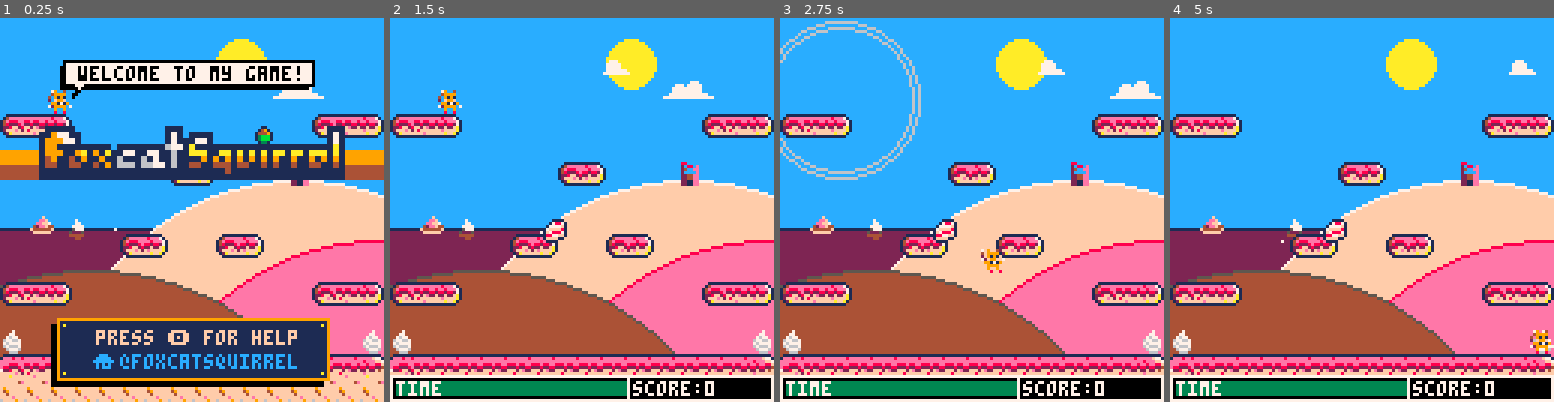
Above: before the commit, frames 1-4 (left to right).
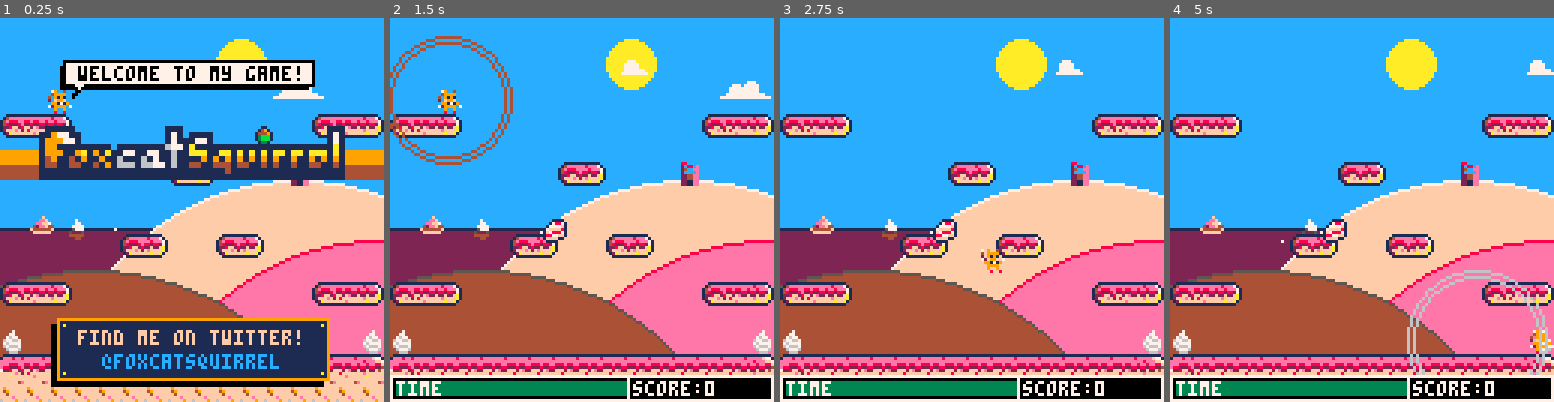
Above: after the commit, the same moments.

Repository: daddynewts/foxcatsquirrel
Game: PICO-8 cartridge foxcatsquirrel.p8
Same seed, same stepped clock (60 frames per second), same inputs: the game is played once before the commit and once after it.
Inputs:
- Up to frame 1 (0.25 s): no input
- Up to frame 2 (1.5 s): tap X (X key) at 0.33, 1.07 s; tap O (Z key) at 0.7 s
- Up to frame 3 (2.75 s): hold Right 1.6-2.1 s; tap O (Z key) at 1.7, 2.1, 2.5 s; tap X (X key) at 1.85 s; hold Up 2.15-2.42 s; hold Right from 2.47 s (still down)
- Up to frame 4 (5 s): tap O (Z key) every 0.4 s from 2.9 to 4.9 s; tap X (X key) at 2.97, 4.08 s; release Right at 3.03 s; hold Left 3.08-3.58 s; hold Down 3.63-3.97 s; hold Right 4.02-4.68 s; hold Up from 4.73 s (still down)

The runs differ from the first frame. In frame 1, 2.0% of the frame differs, in the area x 20-79%, y 81-92%; in frame 2, 2.6%, in the area x 0-100%, y 4-58%; in frame 3, 2.3%; in frame 4, 1.5%.

Commit message:
FINAL 2
- Help screen now appears automatically
- Fixed wall trap in level 3

Diff:
--- a/foxcatsquirrel.p8
+++ b/foxcatsquirrel.p8
@@ -1272,9 +1272,8 @@
  -- feedback bg box
  drawbox(17,102,107,122,0,1,9)
 
- print_centre("press 🅾️ for help",105,15)
- print("⌂",31,112,12)
- print("@foxcatsquirrel",40,112,12)
+ print_centre("find me on twitter!",105,15)
+ print_centre("@foxcatsquirrel",113,12)
 
  spr(player.sp,player.x,player.y)
 
@@ -1282,22 +1281,22 @@
 
 function update_mainmenu()
  delay-=2
- if delay<-300 then
-  delay=200
+ if delay<-500 then
+  delay=400
+ else if delay==200 then
+  music(intro_jingle)
+ end
   _draw=draw_menu
-  music(intro_jingle)
- end
- player_animate()
- if delay<-20 and btnp(❎) then
+   player_animate()
+ if delay<100 and btnp(❎) then
   sfx(menu_sfx)
   init_game()
   level_music()
- elseif btnp(🅾️) then
-  sfx(menu_sfx)
+ elseif delay <-100 then
   _draw = draw_tutorial
-  _update = update_tutorial
- elseif delay<-100 then
+ elseif delay >= 200 then
   _draw=high_score_table.draw
+ end
  end
 end
 
@@ -1344,18 +1343,20 @@
  spr(12,84,64)
  spr(10,96,64,1,1,true)
 
- shadowtext("❎",26,75,9)
- shadowtext("to jump and glide",36,75,7)
-
- shadowtext("🅾️",26,83,12)
- shadowtext("for force field",36,83,14)
+ shadowtext("❎/x",26,75,9)
+ shadowtext("jump + glide",46,75,7)
+
+ shadowtext("🅾️/z",26,83,12)
+ shadowtext("force field",46,83,14)
 
  -- ready? bg box
  drawbox(17,102,107,122,0,1,9)
 
  print_centre("ready?",105,15)
 
- print_centre("press ❎ to play!",113,12)
+ print_centre("press   to play!",113,12)
+ shadowtext("❎",53,113,9)
+
 end
 
 function update_menu()
@@ -2207,14 +2208,14 @@
 0000000022222222042222405555022213388331333043330112224000024000018f8210000000000000000000000000112551512555555d5515555100000000
 0000000052222222004224005550000001333310040040400122244000024000001821000000000000000000000000001555d555555515555555d55100000000
 00000000222222520004400000000000001442000400004012222244000240000001100000000000000000000000000001111111111111111111111000000000
-00000000000000000000000001155dd0dddddddd4444444444444444000240000001100000011110001114000111000000000000155555550000000000000000
-000000000000000000000000015555d055d555d5222222222222222200024000001ff100001788710187410018e8100000000000155555550000000000000000
-00000000000000000000000001155dd05d555d5522222222222222220002400001ffff10017777f1017f71001e8e100000000000155d55550000000000000000
-000000000000000000000000015555d0555555551111d11111111111000240001f2ffff117ffff810149410018e8100000000000155555450000000000000000
-00000000000000000000000001155dd0551555150005600000000000000240001ffff4f11f788871019491000111710000000000155555550000000000000000
-000000000000000000000000015555d05155515500100600000000000002400001f4ff1018877ff1001910000000171000000000125555550000000000000000
-00000000000000000000000001155dd01111111100100d000000000000024000001ff1001ffff110001410000000017100000000155555550000000000000000
-000000000000000000000000015555d0111111110001d0000000000000024000000110000111100000010000000000100000000015555d550000000000000000
+00000000000000000000000001155dd0dddddddd4444444444444444000240000001100000011110001114000111000000000000155555510000000000000000
+000000000000000000000000015555d055d555d5222222222222222200024000001ff100001788710187410018e8100000000000155555510000000000000000
+00000000000000000000000001155dd05d555d5522222222222222220002400001ffff10017777f1017f71001e8e100000000000155d55510000000000000000
+000000000000000000000000015555d0555555551111d11111111111000240001f2ffff117ffff810149410018e8100000000000155555410000000000000000
+00000000000000000000000001155dd0551555150005600000000000000240001ffff4f11f788871019491000111710000000000155555510000000000000000
+000000000000000000000000015555d05155515500100600000000000002400001f4ff1018877ff1001910000000171000000000125555510000000000000000
+00000000000000000000000001155dd01111111100100d000000000000024000001ff1001ffff110001410000000017100000000155555510000000000000000
+000000000000000000000000015555d0111111110001d0000000000000024000000110000111100000010000000000100000000015555d510000000000000000
 01111100000000000000011100000000000000000000000011100000000000000000000001100000000000001100001110000000000000001000001000001000
 1197711000000000000001710111100000000000000000001710000000000000000000001ff10000000000001f1001fff100000000000001f10001f10001f100
 19997710000000000000017111771000000007000000000017100000000000000000000019911111111111111910199991111111111111119111199911119100
@@ -2410,20 +2411,20 @@
 
 
 __gff__
-0000000000000000000000002323000003030303000000000300000000000000010100010101000707000000000000000003000012930140400000000000101083838300000000000101010300000000010100002323000023000000000000000303030301000000200000000383030000000302010101000000000000130000
-0000000000000000000000000000000000000000000000000000000000000000000000000000000000000000000000000000000000000000000000000000000000000000000001010100010101000000030303000100000300000100000000000003000003000083830000000000000003030300000000000000000000000000
+0000000000000000000000002323000003030303000000000300000000000000010100010101000707000000000000000003000012930140400000000000101083838300000000000101010300000000010100002323000023000000000000000303030301000000200000000383030000000302010101000000000000000000
+0000000000000000000000000000000000000000000000000000000000000000000000000000000000000000000000000000000000000000000000000000000000000000000001010100010101000000030303000100008300000100000000000003000003000083830000000000000003030300000000000000000000000000
 __map__
 0000000000000000000000000000000000000026000000002600003a00002600000000000000000000000000000040414200004300530000000053004300004000000000000000000000000000000000d70000000000000000000000000000000000000000000000000000000000000000000000000000000000000000000000
 000000000000000000000000000000000000000000000000262b000000002600000000000000000000000000000040414200004300530000000053004300004000000000000000000000000000000000d70000000000000000000000000000000000000000000000000000000000000000000000000000000000000000000000
-0000000000000000000000000000000000002b00000000002600000000002b0000000000000000000000000000004041420000430053000000005300430000400000000000c6e80000e7c80000000000000000000000000000000000000000000000000000000000000000000000000000000000000000000000000000000000
+0000000000000000000000000000000000002b00000000002600000000002b0000000000000000000000000000004041420000430053000000005300430000400000000000e7c80000c6e80000000000000000000000000000000000000000000000000000000000000000000000000000000000000000000000000000000000
 000000000000000000000000000000003a00000000000000260000000000000000000000000000000000000000004041420000430053000000005300430000400000000000d700000000d70000000000000000000000000000000000000000000000000000000000000000000000000000000000000000000000000000000000
 48494a0000000000000000000048494a000000000000000026000000000000000000000000000000000000000000404142000044005176767676500044000040c7c8000000d700000000d7000000c6c7c74849494a00000000000000004849494a00000000000000000000000000000000000000000000000000000000000000
 000000000000000000000000000000000000000000000024362500000000002400000000000000000000000000004041425700000000000000000000000056400000000000d700000000d70000000000d70000000000000000000000000000000000000000000000000000000000000000000000000000000000000000000000
 00000000000000484a000000c90000000000000000000000000000000000000000000000000000000000000000004041420057000000000000000000005600400000000000c6c8000000c6c7c8000000d7000000000000000000000000c900000000000000000000000000000000000000000000000000000000000000000000
 0000000000000000000000000000000024232325000000000000000000000000c7c8000000000000000000000000404142765000000000000000000000517640c7c8000000d700000000d70000000000d700000000000000000000000000000000000000000000000000000000000000002b0000000000002b00000000002b00
-0000000000000000000000000000000000000000000000000000000000000000d700000000000000000000c200004041420000000000000000000000000000400000000000d700000000d70000000000d70000000000000000000000000000000000000000000000000000000000000000000000000000000000000000000000
-0000000000484a0000484a000000000000000000000000000000000000000000d7000000000000000000000000004041426700000000000000000000000067400000000000d700000000d7000000c6c7c70000000000000000000000000000000000000000000000000000000000000000000000000000000000000000000000
-0000000000000000000000000000000000000000000000000000000000000000d7000000000000000000000000004041425038384500000000000045380051400000000000c6e80000e7c80000000000d700000000000000000000000000000000000000000000000000000000000000000000002b0000000000002b00000000
+00000000000000000000000000000000000000000000000000000000000000007d00000000000000000000c200004041420000000000000000000000000000400000000000d700000000d70000000000d70000000000000000000000000000000000000000000000000000000000000000000000000000000000000000000000
+0000000000484a0000484a0000000000000000000000000000000000000000007d000000000000000000000000004041426700000000000000000000000067400000000000d700000000d7000000c6c7c70000000000000000000000000000000000000000000000000000000000000000000000000000000000000000000000
+00000000000000000000000000000000000000000000000000000000000000007d000000000000000000000000004041425038384500000000000045380051400000000000c6c80000c6c80000000000d700000000000000000000000000000000000000000000000000000000000000000000002b0000000000002b00000000
 48494a0000000000000000000048494a00000000000024363625000000000024404142000000000000000000404141414200003800000000000000003800004000000000000000000000000000000000d74849494a00000000000000004849494a00000000000000000000000000000000000000000000000000000000000000
 0000000000000000000000000000000000000000000000000000000000000000404142000000000000000000404141414200003800000000000000003800004000000000000000000000000000000000d70000000000000000000000000000000000000000000000000000000000000000000000000000000000000000000000
 d40000000000000000000000000000d400290000540000003c3b000000003c0040414235540000000000543540414141420000370054000000005400370000403500000000000000000000000000003541d40000000000000000000000000000d400000000000000000000000000000000000000000000000000000000000000
